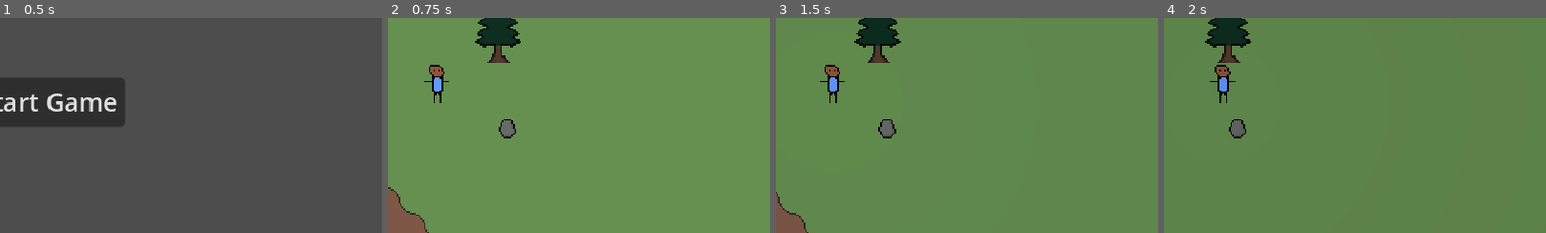
Above: before the commit, frames 1-4 (left to right).
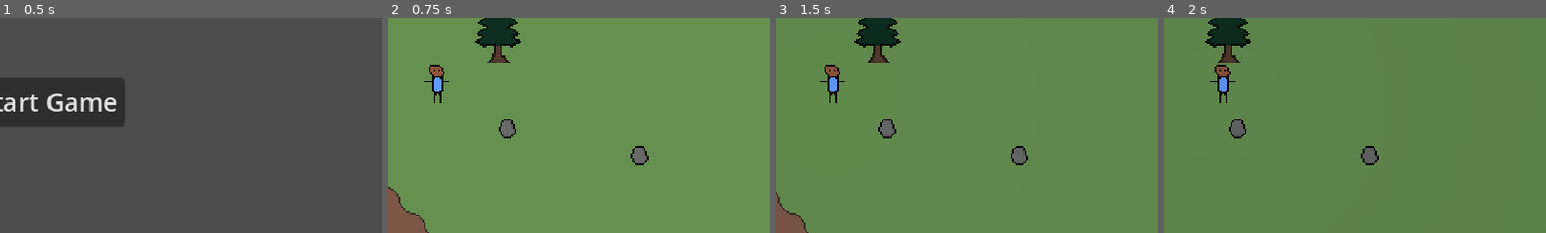
Above: after the commit, the same moments.

Repository: StormLight14/nightfall-mirror
Game: Godot game, scene res://menus/main/main_menu.tscn
The game is run twice, just before and just after one commit, with the same random seed, the same clock (stepped at 60 frames per second) and the same inputs.
Inputs:
- Up to frame 1 (0.5 s): no input
- Up to frame 2 (0.75 s): click "Start Game" at 0.5 s
- Up to frame 3 (1.5 s): tap Enter at 1.25 s; hold D (right) from 1.28 s (still down); tap E (interact) at 1.35 s
- Up to frame 4 (2 s): keep holding D (right)
The pictures show only the part of the screen within x 44-94%, y 30-80%; the shares and areas given below are measured in that part.

Frame 1 is identical in both runs. In frame 2, 0.3% of the frame differs, in the area x 63-69%, y 59-69%; in frame 3, 0.3%; in frame 4, 0.3%.

Commit message:
fix Player.gd add_to_inventory()

Diff:
--- a/entities/player/player.gd
+++ b/entities/player/player.gd
@@ -5,6 +5,7 @@
 @onready var night_light = %NightLight
 
 var pickupable_object = null
+var pickupable_item_id = null
 
 func _physics_process(delta: float) -> void:
 	movement(delta)
@@ -18,8 +19,11 @@
 
 func interactions() -> void:
 	if Input.is_action_just_pressed("interact"):
-		if pickupable_object:
+		if pickupable_object && pickupable_item_id:
 			pickupable_object.queue_free()
+			Player.add_to_inventory(pickupable_item_id)
+		else:
+			print("WARNING: attempted to pick up null object")
 
 func _on_pickup_area_area_entered(area: Area2D) -> void:
 	var hint := area.get_parent().get_node("Hint")
@@ -27,6 +31,7 @@
 		hint.visible = true
 
 	pickupable_object = area.get_parent()
+	pickupable_item_id = area.item_id
 
 func _on_pickup_area_area_exited(area: Area2D) -> void:
 	var hint := area.get_parent().get_node("Hint")
@@ -34,3 +39,4 @@
 		hint.visible = false
 
 	pickupable_object = null
+	pickupable_item_id = null
--- a/globals/Player.gd
+++ b/globals/Player.gd
@@ -8,10 +8,10 @@
 
 func add_to_inventory(item_id: String) -> void:
 	for row in inventory:
-		for item_slot in row:
-			if item_slot == null:
-				if Items.items[item_id]:
-					item_slot = Items.items[item_id]
+		for i in range(len(row)):
+			if row[i] == null:
+				if Items.items.has(item_id):
+					row[i] = Items.items[item_id]  # assign item slot to have item dictionary
 				else:
 					print("WARNING: Attempted to add invalid item to inventory.")
 				print(inventory)
--- a/scenes/main/island.tscn
+++ b/scenes/main/island.tscn
@@ -318,15 +318,18 @@
 [node name="Objects" type="Node2D" parent="."]
 y_sort_enabled = true
 
+[node name="Player" parent="Objects" instance=ExtResource("1_7ld21")]
+unique_name_in_owner = true
+position = Vector2(7, 11)
+
 [node name="Tree" parent="Objects" instance=ExtResource("5_f4vhq")]
 position = Vector2(46, -14)
 
 [node name="Rock" parent="Objects" instance=ExtResource("5_l7ouf")]
 position = Vector2(52, 27)
 
-[node name="Player" parent="Objects" instance=ExtResource("1_7ld21")]
-unique_name_in_owner = true
-position = Vector2(7, 11)
+[node name="Rock2" parent="Objects" instance=ExtResource("5_l7ouf")]
+position = Vector2(135, 44)
 
 [node name="AnimationPlayer" type="AnimationPlayer" parent="."]
 unique_name_in_owner = true
